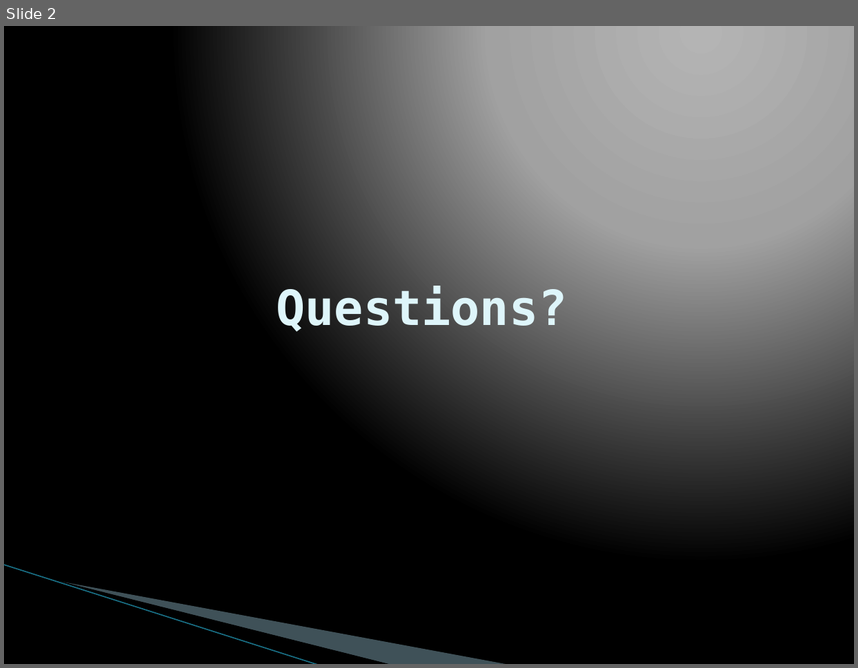
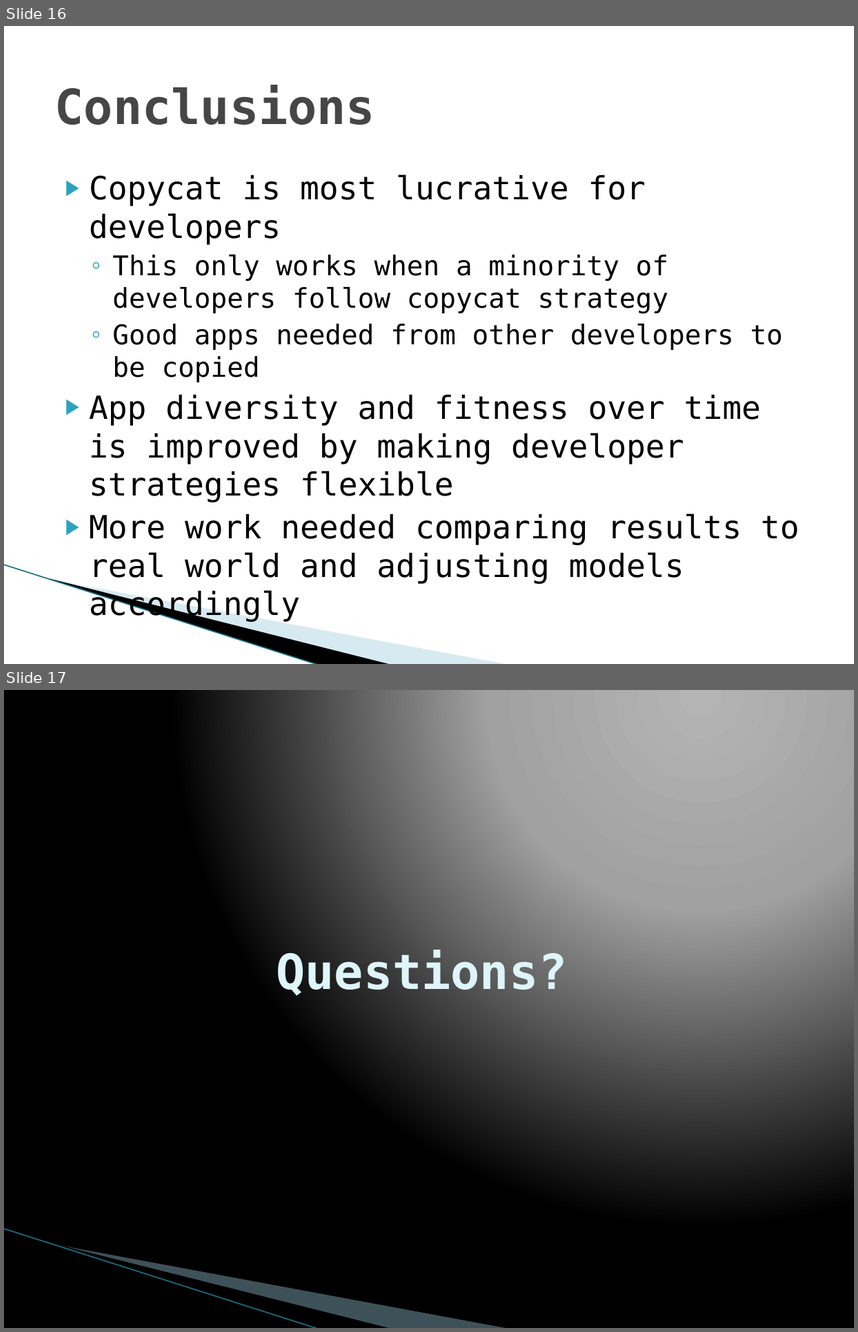
Before and after one commit to vfasburg/cse_848, a slide deck: paper/848_Paper_Presentation_Fasburg_Thomas.pptx. Shown one above the other, each under a label of ours: slide 2 before the commit, slides 16 and 17 after it. The pictures are 858x668 and 858x1332 pixels, drawn with LibreOffice and Linux fonts; fonts in the diff are those of the drawing; background and template pictures are left out. Boxes give left, top, right and bottom in pixels: in the first picture for what was removed or moved away, otherwise in the second. Text is boxed around its words. In the diff, an @@ line names an element or a change of style, - is before the commit and + after.

```diff
--- a/paper/848_Paper_Presentation_Fasburg_Thomas.pptx
+++ b/paper/848_Paper_Presentation_Fasburg_Thomas.pptx
@@ slide 16 added at (x1=4, y1=26, x2=854, y2=664), background #FFFFFF; not listed: 3 template elements that a slide beside it also shows @@
@@ title added at (x1=55, y1=85, x2=375, y2=125), 41 pt, text #464646, bold @@
+Conclusions
@@ text added at (x1=89, y1=174, x2=800, y2=584), 27 pt, text #000000 @@
+▶ Copycat is most lucrative for developers
+  ◦ This only works when a minority of developers follow copycat strategy
+  ◦ Good apps needed from other developers to be copied
+▶ App diversity and fitness over time is improved by making developer strategies flexible
+▶ More work needed comparing results to real world and adjusting models accordingly
@@ what was slide 2 is now slide 17 @@
```
Also in this commit, not shown: 1 slide changed, 14 other slides added, 1 other file.
